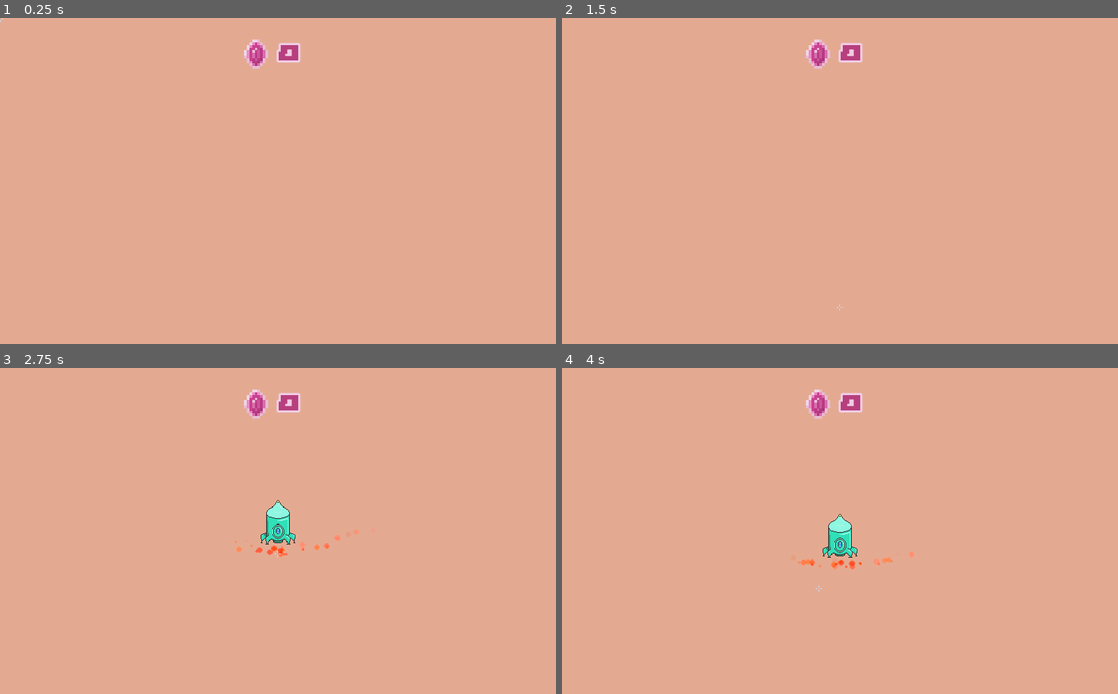
Above: before the commit, frames 1-4 (two rows, left to right).
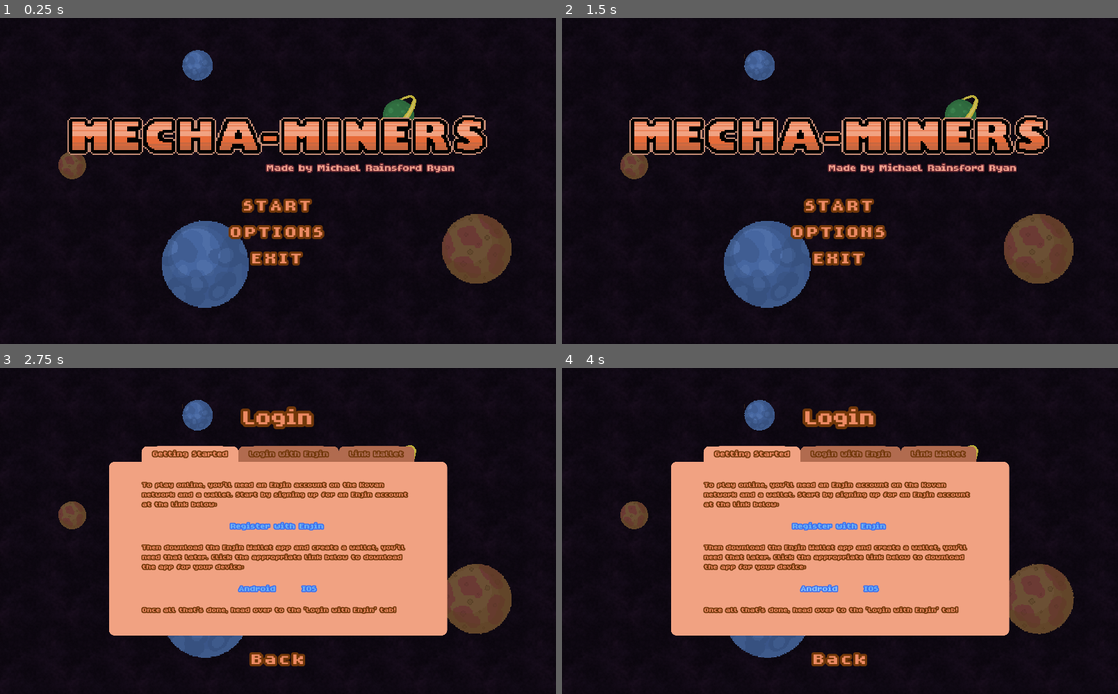
Above: after the commit, the same moments.

Repository: MichaelRRyan/Mecha-Miners
Game: Godot game, scene res://scenes/ui/screens/TitleScreen.tscn
Two runs of this game, one before a commit and one after it. Both use one fixed random seed, a clock stepped at 60 frames per second and the inputs below. Before the commit the project starts from res://scenes/world/World.tscn.
Inputs (mouse positions are in pixels of both pictures, inside the frame that each line leads up to):
- Up to frame 1 (0.25 s): no input
- Up to frame 2 (1.5 s): click (840, 203) at 0.5 s, where only the run after the commit has a clickable "START"; click (840, 308) at 1.25 s, where only the run after the commit has a clickable "Back"
- Up to frame 3 (2.75 s): click (278, 553) at 2 s, where only the run after the commit has a clickable "START"
- Up to frame 4 (4 s): click (840, 524) at 2.75 s, where only the run after the commit has a clickable "Register with Enjin"; click (817, 589) at 3.5 s, where only the run after the commit has a clickable "Android"

The runs differ from the first frame. In frame 1, 98% of the frame differs, in the area x 0-100%, y 0-100%; in frame 2, 98%; in frame 3, 73%; in frame 4, 73%.

Commit message:
Added a world gradient and fixed some issues

Diff:
--- a/project.godot
+++ b/project.godot
@@ -136,7 +136,7 @@
 
 config/name="Mecha-Miners"
 config/description="Descend into the depths of volatile planets to claim the crypto treasures of its core before it explodes!"
-run/main_scene="res://scenes/world/World.tscn"
+run/main_scene="res://scenes/ui/screens/TitleScreen.tscn"
 config/icon="res://assets/images/icon/icon.png"
 config/windows_native_icon="res://assets/images/icon/icon.ico"
 
@@ -152,6 +152,7 @@
 
 [display]
 
+window/size/fullscreen=true
 window/stretch/mode="2d"
 window/stretch/aspect="expand"
 
--- a/scenes/world/World.tscn
+++ b/scenes/world/World.tscn
@@ -7,7 +7,25 @@
 [ext_resource path="res://scenes/world/WorldGenerator.tscn" type="PackedScene" id=7]
 [ext_resource path="res://scenes/ui/components/GUIManager.tscn" type="PackedScene" id=9]
 
+[sub_resource type="QuadMesh" id=1]
+size = Vector2( 100, 100 )
+
+[sub_resource type="Gradient" id=2]
+offsets = PoolRealArray( 0, 0.253112, 0.518672, 0.746888, 1 )
+colors = PoolColorArray( 0.187003, 0.111379, 0.236523, 1, 0.39668, 0.203841, 0.373554, 1, 0.67793, 0.223902, 0.474504, 1, 0.898039, 0.670588, 0.572549, 1, 1, 0.304384, 0.0177736, 1 )
+
+[sub_resource type="GradientTexture" id=3]
+gradient = SubResource( 2 )
+
 [node name="World" type="Node2D"]
+
+[node name="BackgroundGradient" type="MeshInstance2D" parent="."]
+position = Vector2( 1204.17, -756.695 )
+rotation = 1.5708
+scale = Vector2( 38.3013, 27.8617 )
+z_index = -4096
+mesh = SubResource( 1 )
+texture = SubResource( 3 )
 
 [node name="GUIManager" parent="." groups=["gui_manager"] instance=ExtResource( 9 )]
 
--- a/scripts/ui/screens/ShipScreen.gd
+++ b/scripts/ui/screens/ShipScreen.gd
@@ -11,8 +11,8 @@
 
 # ------------------------------------------------------------------------------
 func _on_NavigateButton_pressed():
-	if get_tree().change_scene("res://scenes/ui/screens/PlanetNavigationScreen.tscn") != OK:
-		print("Error changing to PlanetNavigationScreen.")
+	if get_tree().change_scene("res://scenes/world/World.tscn") != OK:
+		print("Error changing to World.")
 
 
 # ------------------------------------------------------------------------------
--- a/scripts/world/PlayerManager.gd
+++ b/scripts/world/PlayerManager.gd
@@ -49,8 +49,8 @@
 		_main_camera.limit_top = int(drop_height + camera_buffer)
 
 	# If offline, spawn the first few entities.
-	if Network.state == Network.State.Offline:
-		_spawn_first_entities()
+	#if Network.state == Network.State.Offline:
+	_spawn_first_entities()
 
 
 # ------------------------------------------------------------------------------
Not shown: 1 places in scenes/world/World.tscn that only renumber resources
